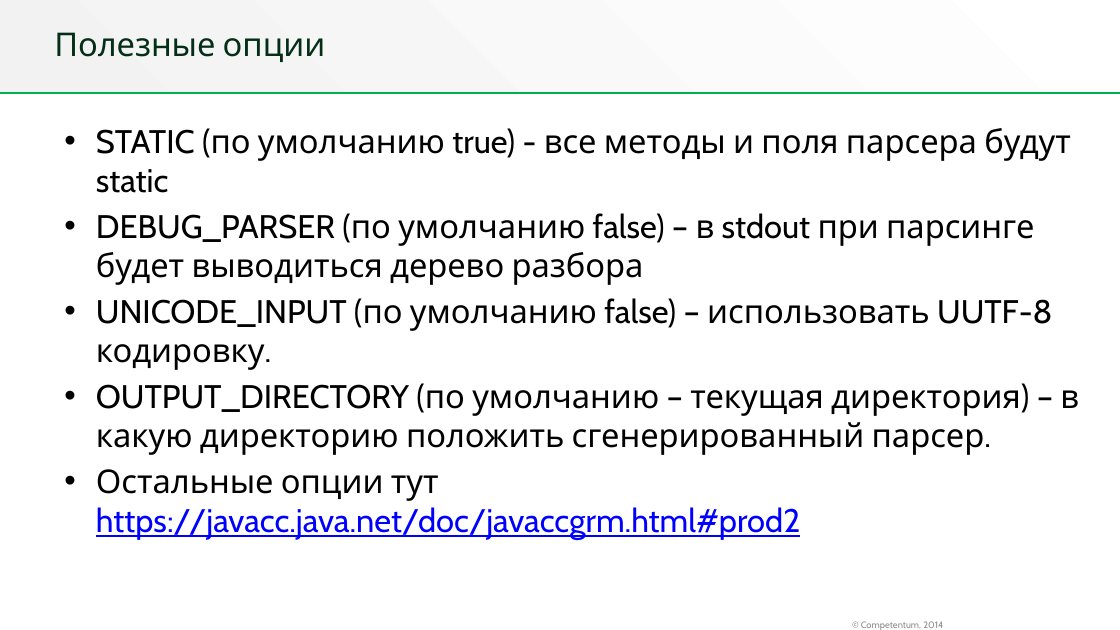
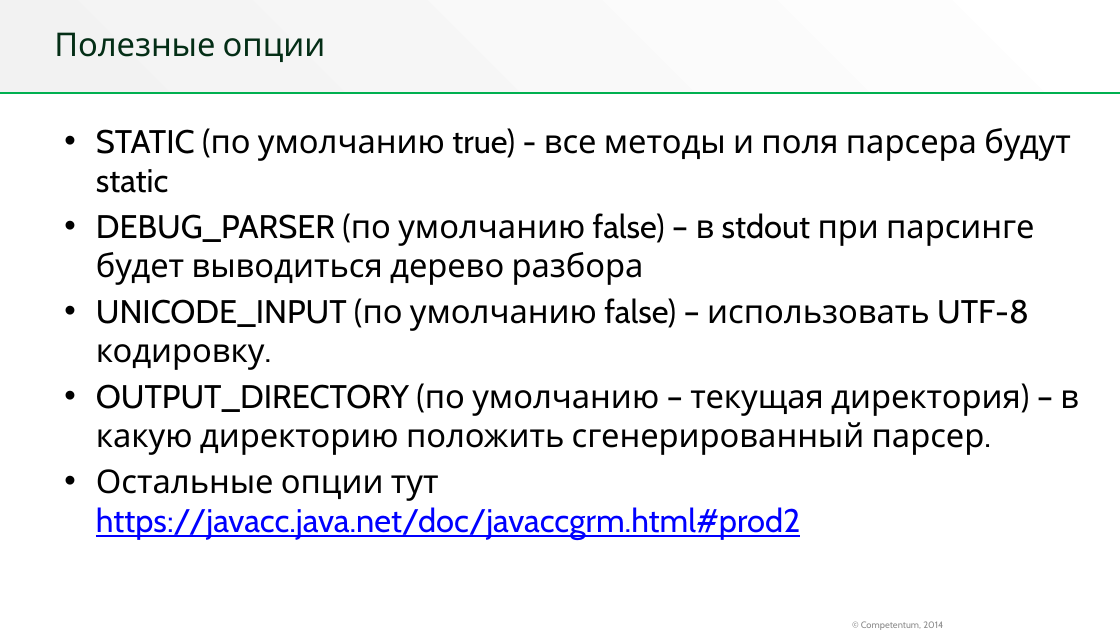
Before and after one commit to MIOB/JavaCC-Demo, a slide deck: slide 13 of JavaCC.pptx. Drawn at 1120x630 pixels with LibreOffice and Linux fonts; fonts in the diff are those of the drawing; background and template pictures are left out. Boxes give left, top, right and bottom in pixels: in the first picture for what was removed or moved away, otherwise in the second. Text is boxed around its words. In the diff, an @@ line names an element or a change of style, - is before the commit and + after.

Commit message:
fix typo in presentation

```diff
--- a/JavaCC.pptx
+++ b/JavaCC.pptx
@@ text at <box>96,298,1029,370</box>: text changed @@
-• UNICODE_INPUT (по умолчанию false) – использовать UUTF-8 кодировку.
+• UNICODE_INPUT (по умолчанию false) – использовать UTF-8 кодировку.
```
Also in this commit, not shown: 2 other slides changed, 2 other files.
